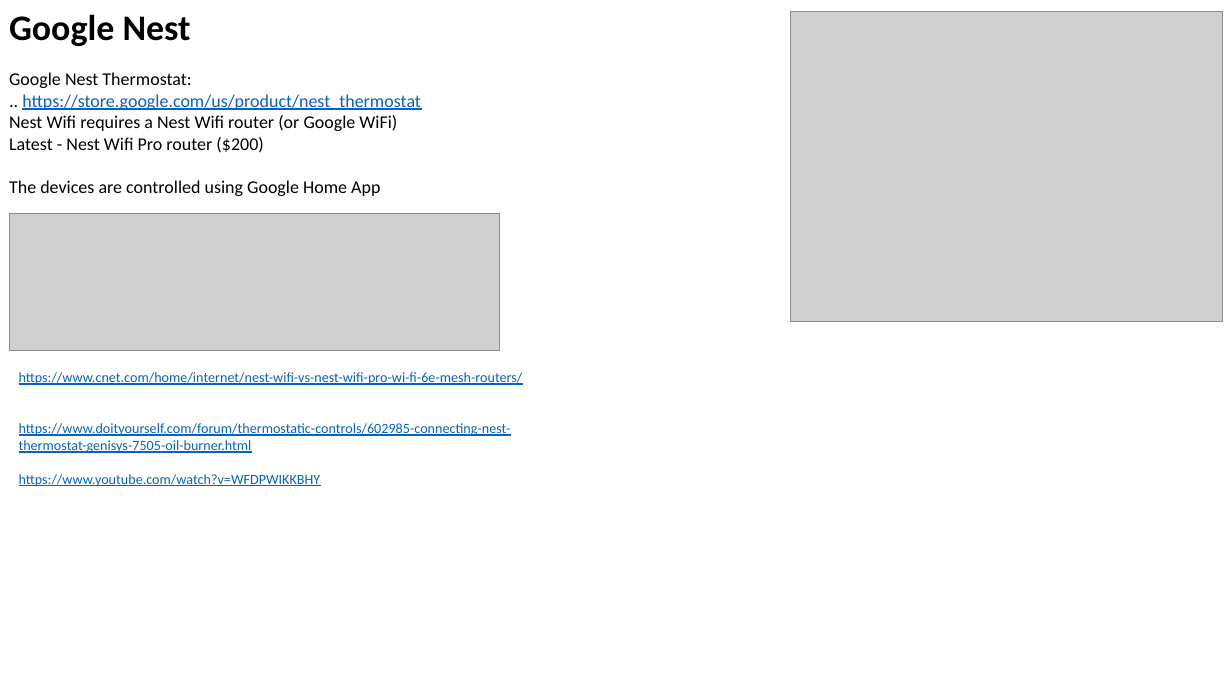
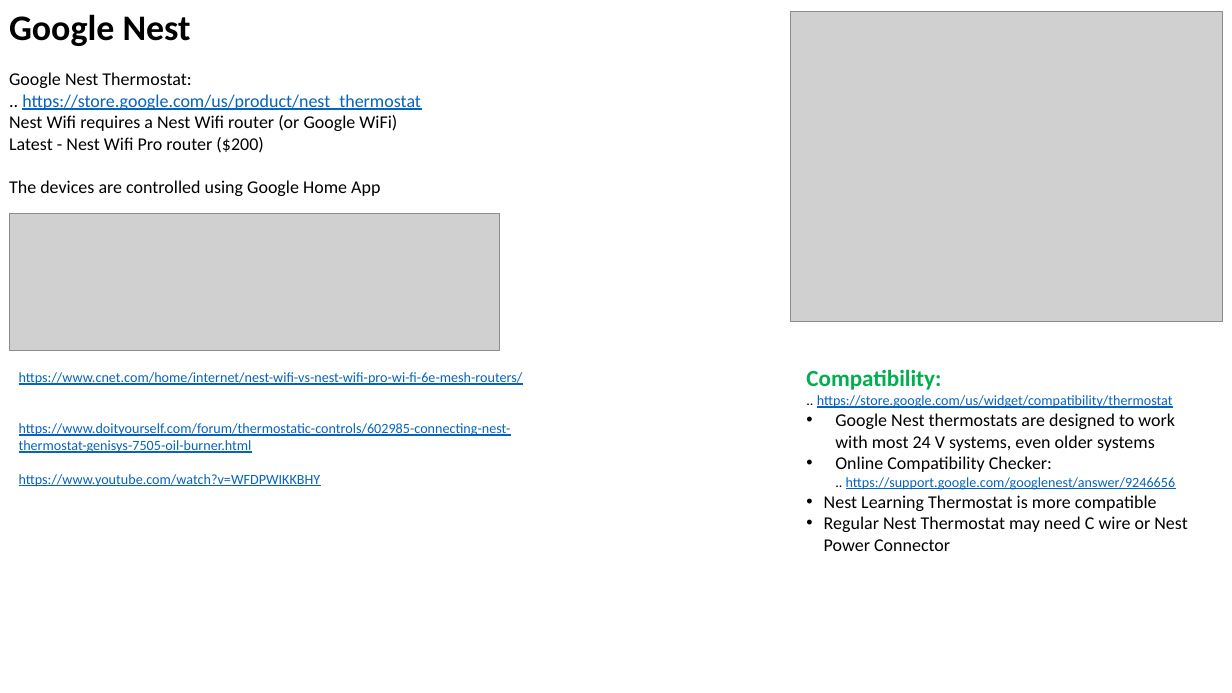
Before and after one commit to lselector/misc_farm, a slide deck: slide 6 of oil_boiler_heating.pptx. Drawn at 1232x693 pixels with LibreOffice and Linux fonts; fonts in the diff are those of the drawing; grey boxes stand for pictures. Boxes give left, top, right and bottom in pixels: in the first picture for what was removed or moved away, otherwise in the second. Text is boxed around its words. In the diff, an @@ line names an element or a change of style, - is before the commit and + after.

```diff
--- a/oil_boiler_heating.pptx
+++ b/oil_boiler_heating.pptx
@@ text added at [806, 369, 1187, 551], 14 pt, text #000000 @@
+Compatibility:
+.. https://store.google.com/us/widget/compatibility/thermostat
+• Google Nest thermostats are designed to work
+  with most 24 V systems, even older systems
+• Online Compatibility Checker:
+  .. https://support.google.com/googlenest/answer/9246656
+• Nest Learning Thermostat is more compatible
+• Regular Nest Thermostat may need C wire or Nest Power Connector
```
Also in this commit, not shown: 2 other files.
